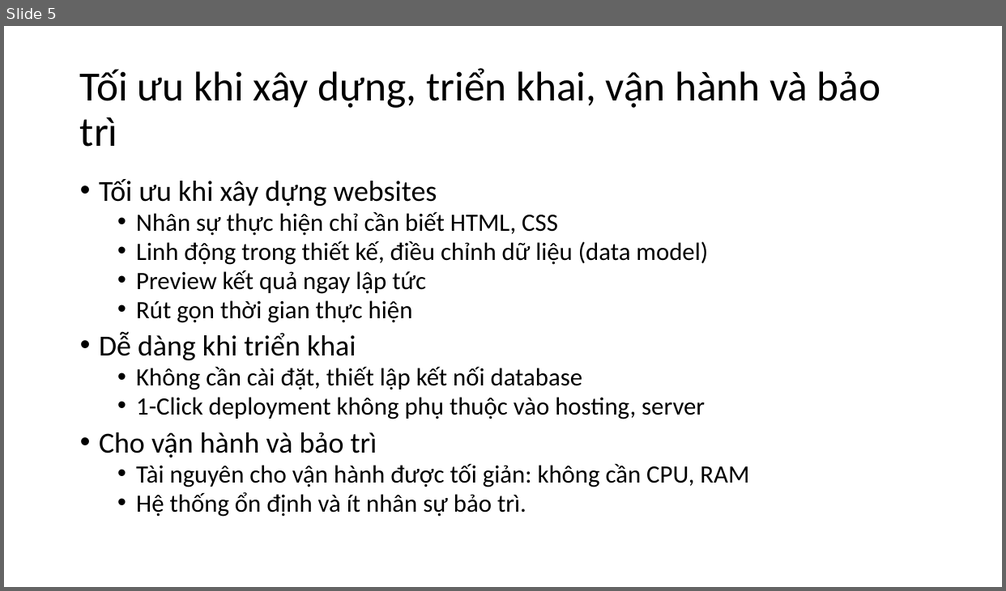
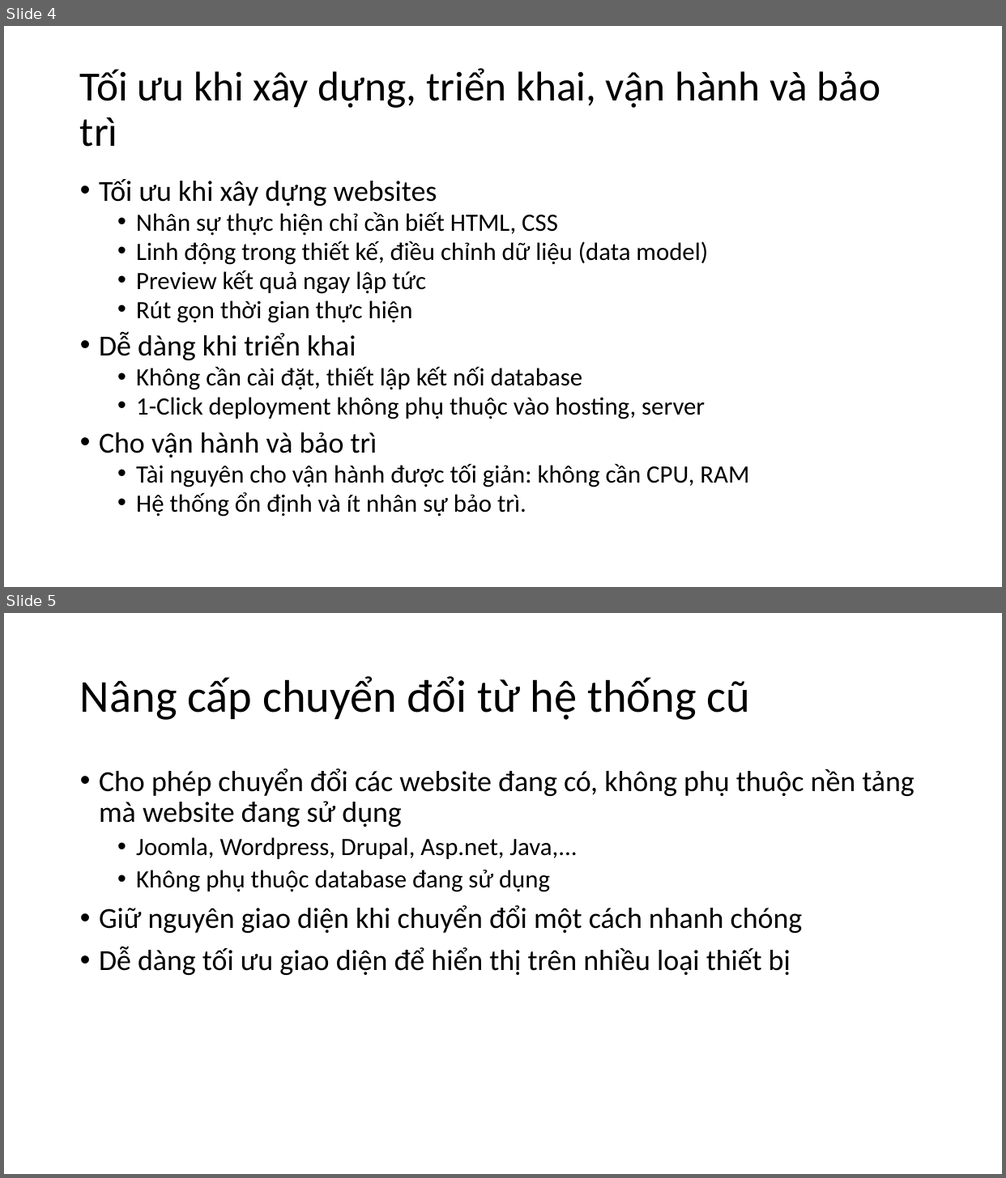
Before and after one commit to levinhtuyen1234/easyapp, a slide deck: documents/EasyWeb.pptx. Shown one above the other, each under a label of ours: slide 5 before the commit, slides 4 and 5 after it. The pictures are 1006x591 and 1006x1178 pixels, drawn with LibreOffice and Linux fonts; fonts in the diff are those of the drawing. Boxes give left, top, right and bottom in pixels: in the first picture for what was removed or moved away, otherwise in the second. Text is boxed around its words. In the diff, an @@ line names an element or a change of style, - is before the commit and + after.

```diff
--- a/documents/EasyWeb.pptx
+++ b/documents/EasyWeb.pptx
@@ slide 5 added at (4, 613, 1002, 1174), background #FFFFFF @@
@@ title added at (80, 676, 750, 720), 44 pt, text #000000 @@
+Nâng cấp chuyển đổi từ hệ thống cũ
@@ text added at (99, 769, 914, 975), 28 pt, text #000000 @@
+• Cho phép chuyển đổi các website đang có, không phụ thuộc nền tảng mà website đang sử dụng
+  • Joomla, Wordpress, Drupal, Asp.net, Java,...
+  • Không phụ thuộc database đang sử dụng
+• Giữ nguyên giao diện khi chuyển đổi một cách nhanh chóng
+• Dễ dàng tối ưu giao diện để hiển thị trên nhiều loại thiết bị
@@ what was slide 5 is now slide 4 @@
```
Also in this commit, not shown: 1 slide removed.
